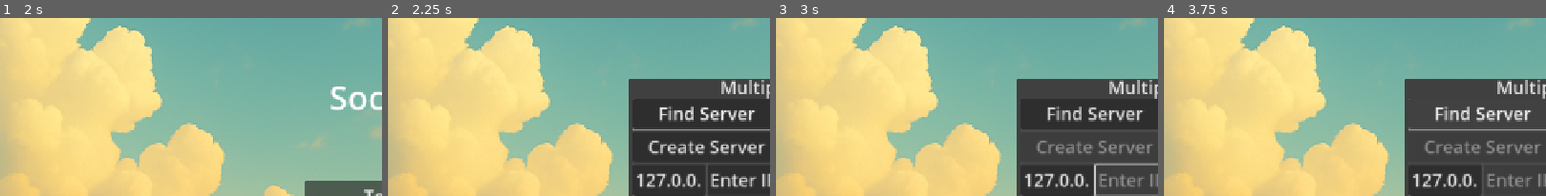
Above: before the commit, frames 1-4 (left to right).
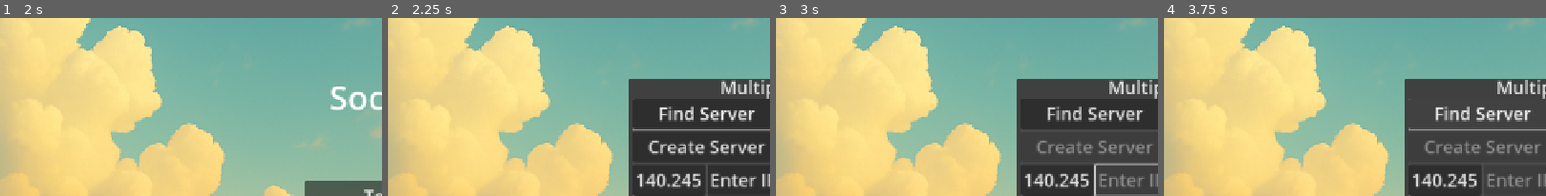
Above: after the commit, the same moments.

Repository: Faisal9777/power-soccer
Game: Godot game, scene res://scenes/title_screen.tscn
Same seed, same stepped clock (60 frames per second), same inputs: the game is played once before the commit and once after it.
Inputs:
- Up to frame 1 (2 s): click "Test" at 0.5 s; click "Cancel" at 1.25 s
- Up to frame 2 (2.25 s): click "Multiplayer" at 2 s
- Up to frame 3 (3 s): click "Enter IP" at 2.75 s
- Up to frame 4 (3.75 s): click "Find Server" at 3.5 s
The pictures show only the part of the screen within x 0-50%, y 3-53%; the shares and areas given below are measured in that part.

Frame 1 is identical in both runs. In frame 2, 0.7% of the frame differs, in the area x 67-82%, y 87-96%; in frame 3, 0.7%; in frame 4, 0.7%.

Commit message:
core mechanics implemented

Diff:
--- a/scenes/Player.tscn
+++ b/scenes/Player.tscn
@@ -92,3 +92,5 @@
 
 [node name="NameTag" type="Label3D" parent="."]
 transform = Transform3D(1, 0, 0, 0, 1, 0, 0, 0, 1, 0, 5, 0)
+
+[node name="Visual" type="Node3D" parent="."]
--- a/scripts/lobby.gd
+++ b/scripts/lobby.gd
@@ -541,6 +541,7 @@
 		}
 
 	print("ROSTERRRRRR")
+	print("new update yea")
 	GameState.roster = dict
 	print(GameState.roster)
 	_refresh_ui()
--- a/scripts/multiplayer/world_client.gd
+++ b/scripts/multiplayer/world_client.gd
@@ -11,11 +11,18 @@
 # How far "behind" we render remote players for smooth interpolation (ms)
 @export var remote_interp_delay_ms: int = 120
 @export var remote_buffer_max: int = 10
+@export var visual_catchup_speed := 18.0
+var _visual_offset := Vector3.ZERO
+
+var _view_error_pos: Vector3 = Vector3.ZERO
+var _view_error_yaw: float = 0.0
+@export var view_catchup_speed := 18.0
+@export var teleport_snap_dist := 2.5  # meters; snap if correction is huge
 
 # --- assigned/managed externally ---
 # You can set this from your World script when players spawn.
 var _players: Dictionary[int, Node] = {}  # peer_id -> Player node
-
+var _visual_nodes : Array
 # --- local prediction/reconciliation ---
 var _pending_inputs: Array[Dictionary] = []   # only for LOCAL player
 var _next_input_seq: int = -1
@@ -106,7 +113,8 @@
 	if not _latest_local_snapshot.is_empty():
 		var snap := _latest_local_snapshot
 		_latest_local_snapshot = {}
-		_reconcile_local(me, snap, delta)
+		#_reconcile_local(me, snap, delta)
+		_reconcile_local_best_practice(me, snap)
 
 	# 2) Local prediction + send input
 	var cmd: Dictionary = {}
@@ -140,6 +148,8 @@
 
 
 func _process(_delta: float) -> void:
+	#_smooth_local_visual(_delta)
+	_smooth_local_view(_delta)
 	# Remote interpolation runs every render frame for smoothness
 	var now := Time.get_ticks_msec()
 	var render_time := now - remote_interp_delay_ms
@@ -196,6 +206,8 @@
 		var snap_id := int(snap.get("server_tick", snap.get("last_server_seq", -1)))
 
 		if peer_id == _my_id:
+			#_calculate_offset_for_local_visual(peer_id, snap)
+
 			# Local player: keep ONLY newest snapshot
 			if snap_id > _latest_local_snapshot_id:
 				_latest_local_snapshot_id = snap_id
@@ -248,6 +260,44 @@
 	for cmd in _pending_inputs:
 		p.update_player_states(cmd, delta)
 
+
+func _reconcile_local_best_practice(p: Node3D, snap: Dictionary) -> void:
+	# --- A) capture the CURRENT VIEW (what camera should keep seeing) ---
+	var old_view_pos := p.global_position + _view_error_pos
+	var old_view_yaw := p.rotation.y + _view_error_yaw
+
+	# --- B) apply authoritative snap (server state) ---
+	if p.has_method("apply_snapshot"):
+		p.apply_snapshot(snap)
+	else:
+		p.global_transform = _snap_to_xform(snap, p)
+
+	# --- C) drop confirmed inputs ---
+	var last_server_seq := int(snap.get("last_server_seq", -1))
+
+	var i := 0
+	while i < _pending_inputs.size():
+		var seq := int((_pending_inputs[i] as Dictionary).get("seq", -1))
+		if seq <= last_server_seq:
+			_pending_inputs.remove_at(i)
+		else:
+			i += 1
+
+	# --- D) replay remaining inputs using FIXED dt (determinism) ---
+	for cmd in _pending_inputs:
+		p.update_player_states(cmd, _fixed_dt)
+
+	# --- E) set error so the VIEW stays continuous (no snapback) ---
+	var new_pred_pos := p.global_position
+	var new_pred_yaw := p.rotation.y
+
+	_view_error_pos = old_view_pos - new_pred_pos
+	_view_error_yaw = wrapf(old_view_yaw - new_pred_yaw, -PI, PI)
+
+	# Optional: if correction is enormous, snap view too (prevents “rubber band tail”)
+	if _view_error_pos.length() > teleport_snap_dist:
+		_view_error_pos = Vector3.ZERO
+		_view_error_yaw = 0.0
 
 # ---------- Helpers ----------
 #func _snap_to_xform(snap: Dictionary, fallback_node: Node) -> Transform3D:
@@ -290,3 +340,52 @@
 
 		if node != null:
 			_players[k] = node
+
+func _calculate_offset_for_local_visual(peer_id : int, snap : Dictionary) -> void:
+	var p := _players[peer_id]
+	var new_pos : Vector3 = snap["pos"]
+	var old_pos : Vector3 = p.global_position
+	# 3) compute the correction delta in GLOBAL space
+	var delta_global := old_pos - new_pos
+
+	# 4) convert that delta into PLAYER-LOCAL space and accumulate it
+	#    (so it behaves correctly even if player rotates)
+	var delta_local : Vector3  = p.global_transform.basis.inverse() * delta_global
+	_visual_offset += delta_local
+
+func _smooth_local_visual(delta : float) -> void:
+	if not _players.has(multiplayer.get_unique_id()):
+		return
+	# Smoothly remove the local offset back to 0
+	var a := 1.0 - pow(0.001, delta * visual_catchup_speed)
+	_visual_offset = _visual_offset.lerp(Vector3.ZERO, a)
+
+	# Apply ONLY the local offset to the visual
+	var visual : Node = _players[multiplayer.get_unique_id()].get_view_node()
+
+	visual.position = _visual_offset
+
+func _smooth_local_view(delta: float) -> void:
+	if not _players.has(_my_id):
+		return
+	var p: Node3D = _players[_my_id]
+	if not is_instance_valid(p):
+		return
+
+	var view: Node3D = p.get_view_node() # should return Visual/ViewRoot for local owner
+	if not is_instance_valid(view):
+		return
+
+	# Exponential decay toward 0
+	var a := 1.0 - pow(0.001, delta * view_catchup_speed)
+	_view_error_pos = _view_error_pos.lerp(Vector3.ZERO, a)
+	_view_error_yaw = lerp_angle(_view_error_yaw, 0.0, a)
+
+	# Apply error in GLOBAL space (robust under rotation changes)
+	view.global_position = p.global_position + _view_error_pos
+
+	# If your camera uses yaw from the body and you want yaw smoothing too:
+	# (only do this if your view node is meant to rotate independently)
+	# var r := view.global_rotation
+	# r.y = p.global_rotation.y + _view_error_yaw
+	# view.global_rotation = r
--- a/scripts/multiplayer/world_server.gd
+++ b/scripts/multiplayer/world_server.gd
@@ -102,6 +102,7 @@
 
 
 func _ready() -> void:
+	print("update is new yea")
 	_network_endpoint = get_parent()
 	if GameState.is_dedicated_server():
 		_is_also_player = false
--- a/scripts/player.gd
+++ b/scripts/player.gd
@@ -80,6 +80,7 @@
 
 @export var mouse_sens: float = 0.008
 @onready var aim_pivot: Node3D = $AimPivot
+@onready var visual : Node3D = $Visual
 @export var min_pitch := deg_to_rad(-60)
 @export var max_pitch := deg_to_rad( 60)
 # --- Aiming/orbit state (client-local) ---
@@ -89,6 +90,7 @@
 @export var aim_pitch_max := deg_to_rad( 80)
 # --- Generic: keep air momentum (used by abilities like Grapple) ---
 var _air_momentum_keep_left := 0.0
+
 
 func start_air_momentum_keep(seconds: float) -> void:
 	_air_momentum_keep_left = maxf(_air_momentum_keep_left, seconds)
@@ -276,7 +278,7 @@
 	joystick = j
 	cam = c
 	if cam and _is_local_owner():
-		_mark_self_layer_recursive(self)  # ✅ move my visuals to SELF layer only
+		_mark_self_layer_recursive(visual)  # ✅ move my visuals to SELF layer only
 		cam.current = true
 		cam.near = max(cam.near, 0.12)
 
@@ -305,12 +307,17 @@
 		}
 	return snapshot
 func apply_snapshot(snap: Dictionary) -> void:
+	velocity = snap["vel"]
 	var yaw := snap["yaw"] as float
 	var pitch := snap["pitch"] as float
 	_is_frozen = snap["is_frozen"]
 	_apply_facing_absolute(yaw, pitch)
 	global_position = snap["pos"]
 
+func get_view_node() -> Node:
+	if cam:
+		return visual
+	return null
 
 #func get_input_data() -> Dictionary:
 	#var mvx : float = 0.0
--- a/scripts/title_screen.gd
+++ b/scripts/title_screen.gd
@@ -78,6 +78,7 @@
 	# Convenience default for local tests
 	if ip_line.text.strip_edges() == "":
 		ip_line.text = "127.0.0.1"
+		ip_line.text = "140.245.210.219"
 
 func _prompt_for_player_name() -> void:
 	var win := Window.new()
Not shown, changed: export_presets.cfg
Binary file added: screenshots/Capture.PNG
Not shown, added: screenshots/Capture.PNG.import
